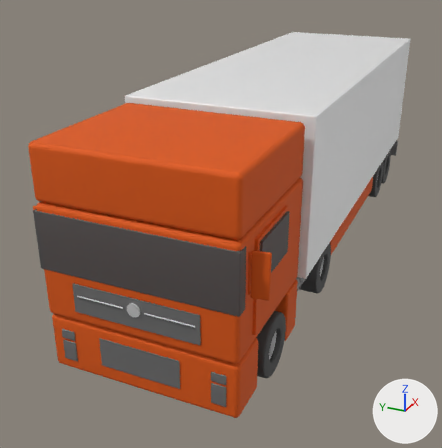
A saved change to the OBJ model src/assets/car1.obj.
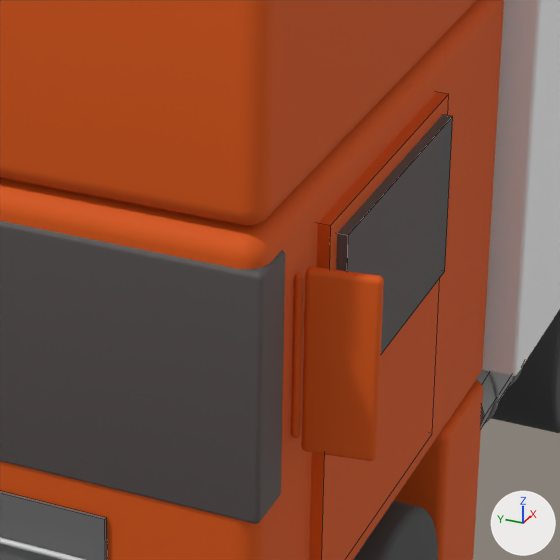
The first picture shows the older version from a 50 mm camera at (-23945.0, -7809.0, 12021.0) aimed at (-2839.0, 1688.0, 1468.0). The close-ups show both versions on the part from 39% to 72% of the width and 41% to 73% of the height of that picture; other places that the commit changed are outside them. The axes (+X, +Y, +Z) are drawn at lower right. The lights are the same throughout. The close-ups show mesh edges as thin lines. Where no turn or scale is listed for an object, it has been applied to the vertices.

The first close-up shows 'Cube', '前挡风', '立方体.1', '立方体.2', '立方体.5', '立方体.7_1', '立方体.8_1', '立方体.9_1', '胶囊_1', '轮胎1_5', '轮胎1_7', '集装箱'.
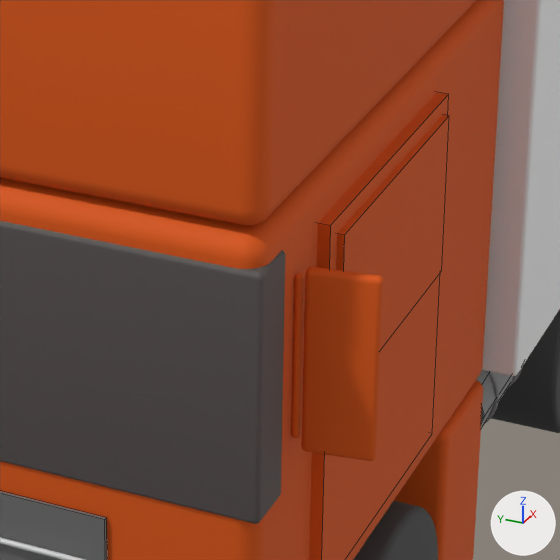
Where the change shows, as pixel boxes (x1, y1, x2, y2) in the close-ups (560 x 560 px):
'立方体.9_1', recoloured, mesh moved: before (336, 115, 453, 354); after (336, 115, 449, 349)

The change, as a list of edits to the scene's bpy script:
```text
Change me_立方体_9_1:
    where me_立方体_9_1.from_pydata(...)  # 8 vertices, 6 faces; spans x -11121.0..-9023.0, y -3166.0..-3058.0, z 4087.0..5325.0
    used by ob_立方体_9_1; location = (0.0, 0.0, 0.0)
    remove me_立方体_9_1.materials.append(mat_玻璃)  # grey #707070
    me_立方体_9_1 part 1: the whole mesh is moved by (0.0, 24.0, 0.0)
    add me_立方体_9_1.materials.append(mat_车体3)  # orange #de5800
```
